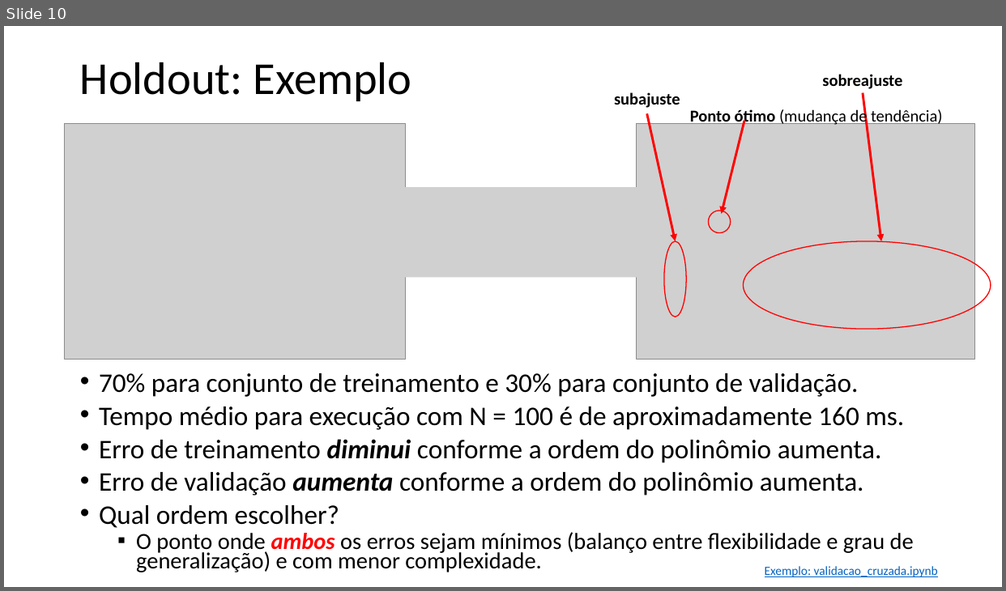
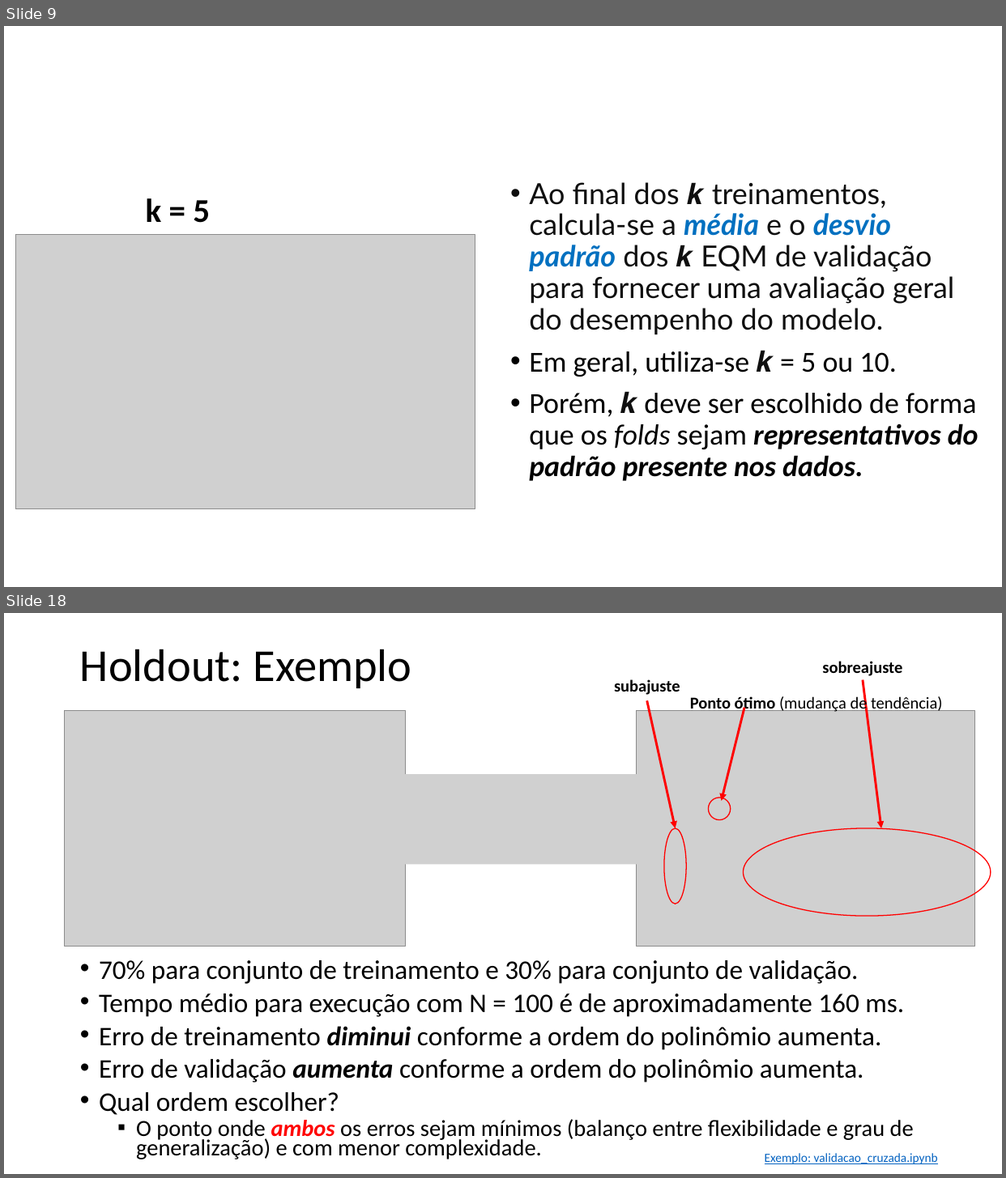
Before and after one commit to zz4fap/t319_aprendizado_de_maquina, a slide deck: slides/T319_Regressão_Linear (Parte V).pptx. Shown one above the other, each under a label of ours: slide 10 before the commit, slides 9 and 18 after it; the slides between them are not shown. The pictures are 1006x591 and 1006x1178 pixels, drawn with LibreOffice and Linux fonts; fonts in the diff are those of the drawing; grey boxes stand for pictures. Boxes give left, top, right and bottom in pixels: in the first picture for what was removed or moved away, otherwise in the second. Text is boxed around its words. In the diff, an @@ line names an element or a change of style, - is before the commit and + after.

```diff
--- a/slides/T319_Regressão_Linear (Parte V).pptx
+++ b/slides/T319_Regressão_Linear (Parte V).pptx
@@ slide 9 added at (x1=4, y1=26, x2=1002, y2=587), background #FFFFFF @@
@@ text added at (x1=529, y1=182, x2=978, y2=481), 28 pt, text #000000 @@
+• Ao final dos 𝒌 treinamentos, calcula-se a média e o desvio padrão dos 𝒌 EQM de validação para fornecer uma avaliação geral do desempenho do modelo.
+• Em geral, utiliza-se 𝒌 = 5 ou 10.
+• Porém, 𝒌 deve ser escolhido de forma que os folds sejam representativos do padrão presente nos dados.
@@ text added at (x1=146, y1=199, x2=210, y2=223), 32 pt, text #000000, bold @@
+k = 5
@@ picture added at (x1=15, y1=234, x2=475, y2=510) @@
@@ what was slide 10 is now slide 18 @@
```
Also in this commit, not shown: 1 slide changed, 8 other slides added, 1 slide removed, 1 other file.
